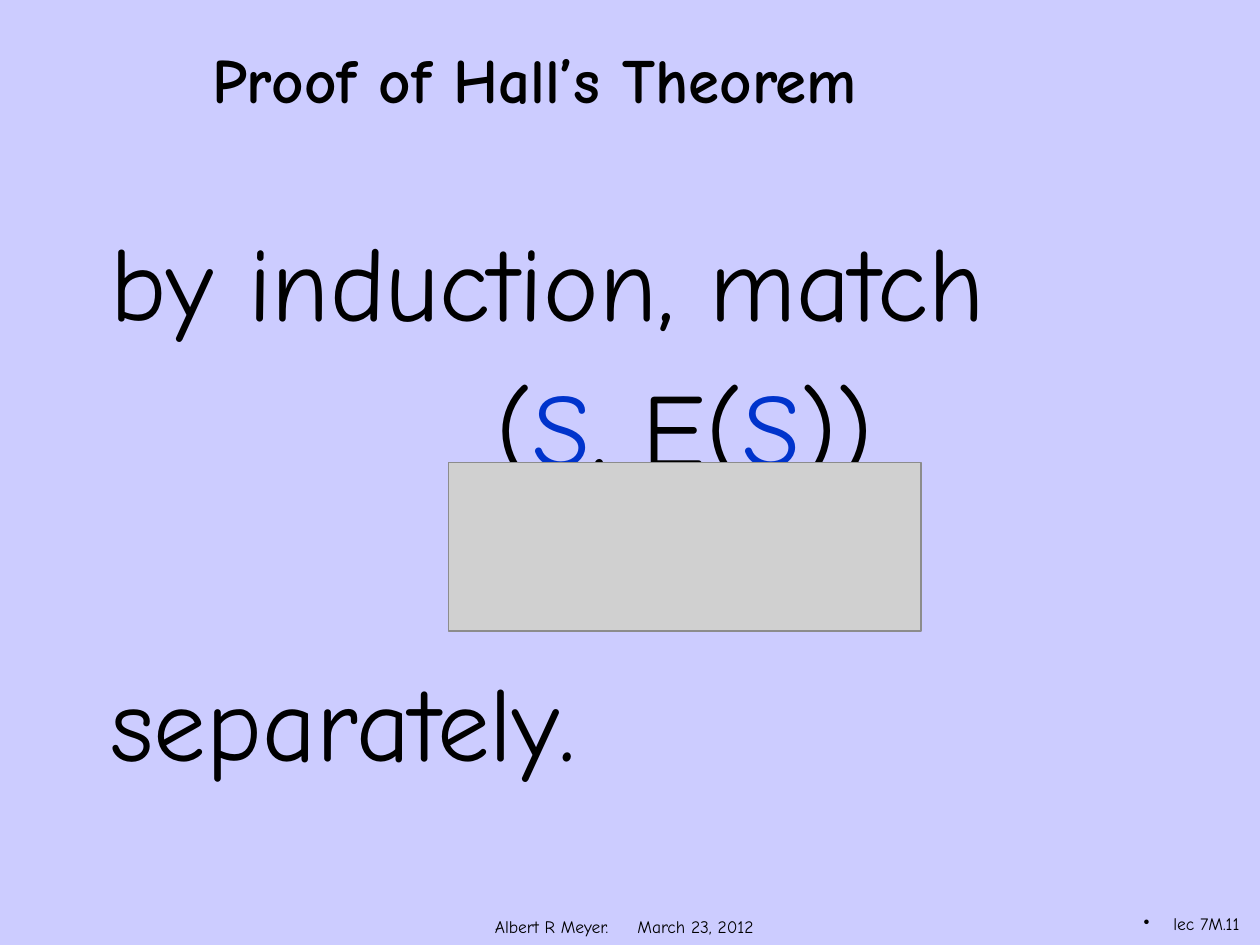
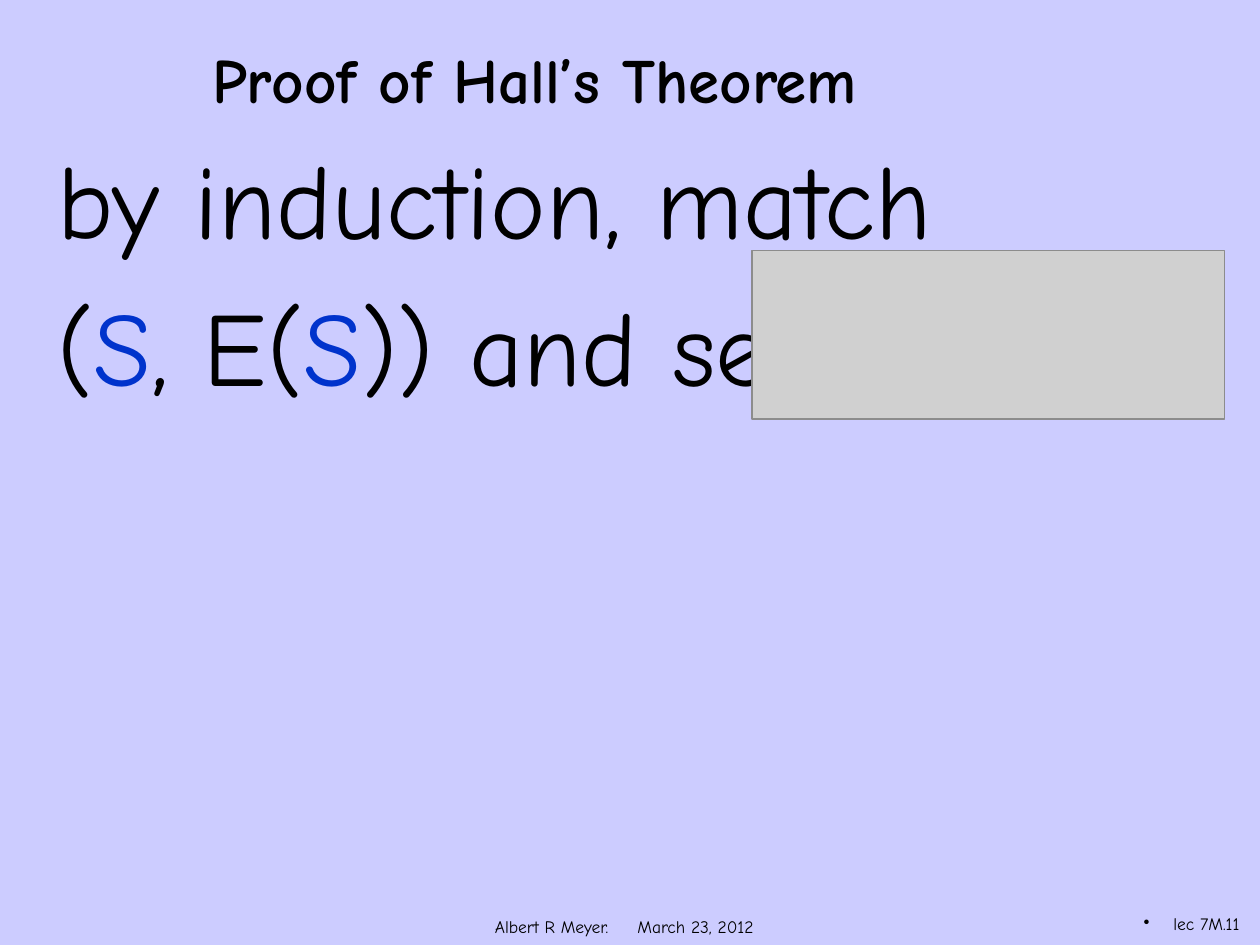
Before and after one commit to armeyer/mcs_web, a slide deck: slide 11 of spring12/slidesS12/hall-proof.pptx. Drawn at 1260x945 pixels with LibreOffice and Linux fonts; fonts in the diff are those of the drawing; grey boxes stand for pictures; background and template pictures are left out. Boxes give left, top, right and bottom in pixels: in the first picture for what was removed or moved away, otherwise in the second. Text is boxed around its words. In the diff, an @@ line names an element or a change of style, - is before the commit and + after.

```diff
--- a/spring12/slidesS12/hall-proof.pptx
+++ b/spring12/slidesS12/hall-proof.pptx
@@ text "by induction, match": place and size @@
-text "by induction, match" at bbox=[110, 248, 985, 782]
+text "by induction, match" at bbox=[57, 166, 1137, 419]
@@ picture added at bbox=[752, 251, 1225, 420] @@
@@ text at bbox=[57, 295, 1137, 419]: text changed @@
-(S, E(S))
-separately.
+(S, E(S)) and separately.
@@ picture removed at bbox=[449, 462, 921, 631] @@
```
Also in this commit, not shown: 3 other slides changed, 3 slides added.
